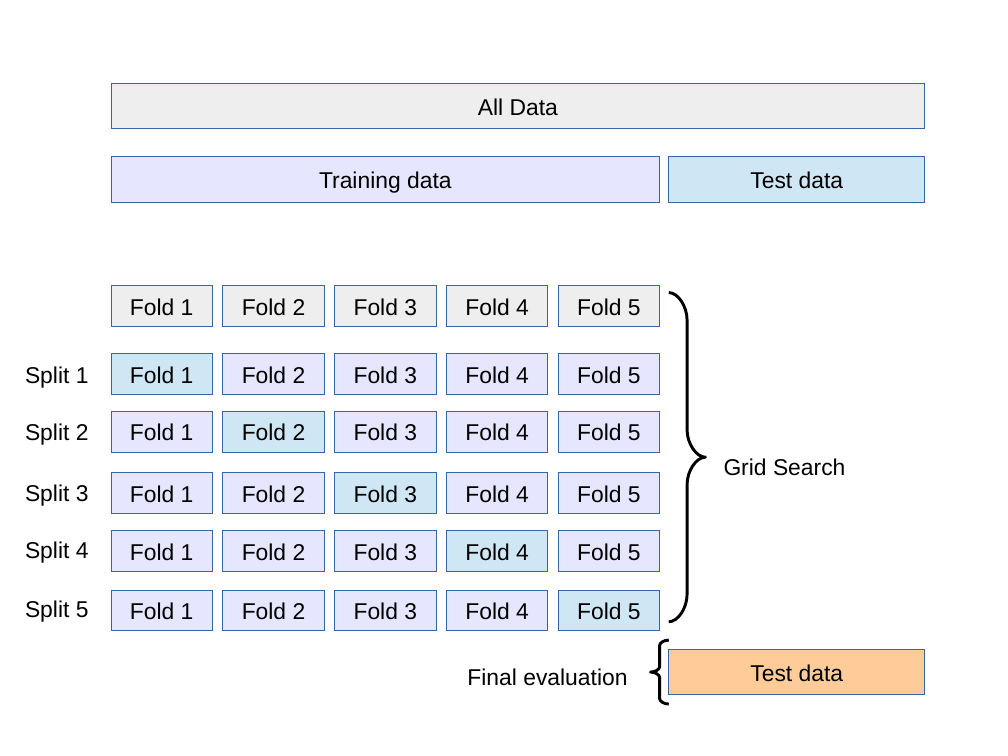
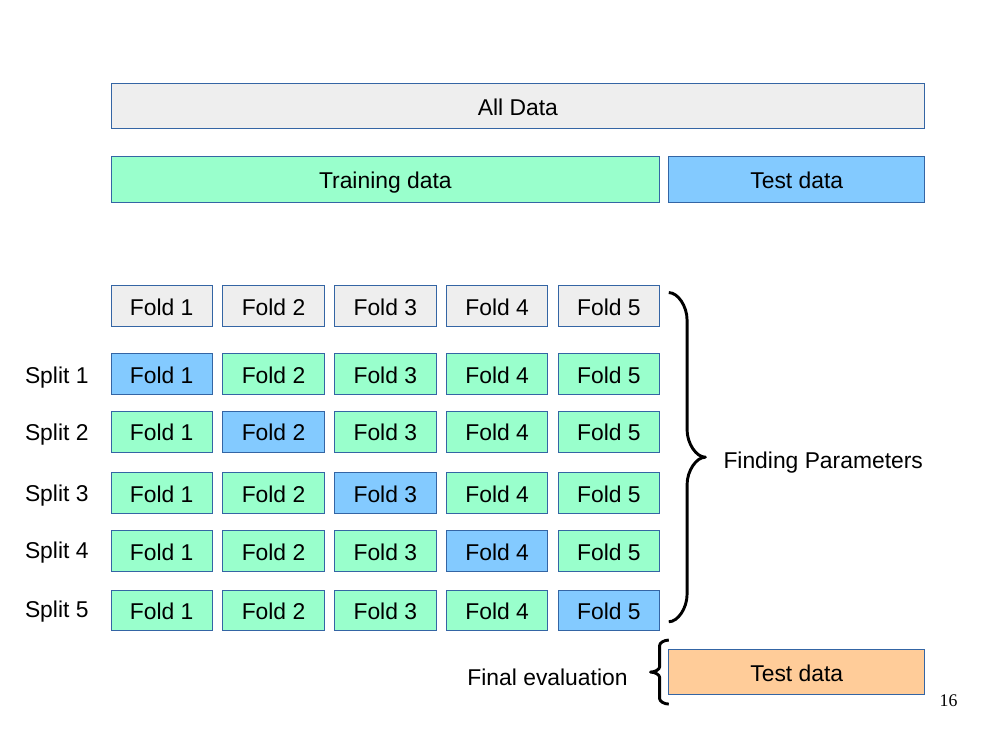
Before and after one commit to amueller/talks_odt, a slide deck: slide 16 of machine-learning-with-scikit-learn-CUNY-2015.odp (slide 13 before the commit). Drawn at 1008x756 pixels with LibreOffice and Linux fonts; fonts in the diff are those of the drawing. Boxes give left, top, right and bottom in pixels: in the first picture for what was removed or moved away, otherwise in the second. Text is boxed around its words. In the diff, an @@ line names an element or a change of style, - is before the commit and + after.

```diff
--- a/machine-learning-with-scikit-learn-CUNY-2015.odp
+++ b/machine-learning-with-scikit-learn-CUNY-2015.odp
@@ text removed at box(724, 458, 845, 476) @@
-Grid Search
@@ text added at box(724, 451, 923, 473), 18 pt, text #000000 @@
+Finding Parameters
@@ fill #E6E6FF to #99FFCC in 21 elements at box(111, 156, 659, 202), box(223, 354, 325, 395), box(335, 354, 436, 395), box(446, 354, 548, 395), box(559, 354, 660, 395), box(111, 412, 212, 453), box(335, 412, 436, 453), box(446, 412, 548, 453), box(559, 412, 660, 453), box(111, 473, 212, 514), box(223, 473, 325, 514), box(446, 473, 548, 514), box(559, 473, 660, 514), box(111, 531, 212, 572), box(223, 531, 325, 572), box(335, 531, 436, 572), box(559, 531, 660, 572), box(111, 590, 212, 631), box(223, 590, 325, 631), box(335, 590, 436, 631), box(446, 590, 548, 631) @@
@@ fill #CFE7F5 to #83CAFF in 6 elements at box(669, 156, 925, 202), box(111, 354, 212, 395), box(223, 412, 325, 453), box(335, 473, 436, 514), box(446, 531, 548, 572), box(559, 590, 660, 631) @@
@@ page number added at box(940, 694, 958, 706), 14 pt, text #000000 @@
+16
```
Also in this commit, not shown: 22 other slides changed, 6 slides added, 1 slide removed.
